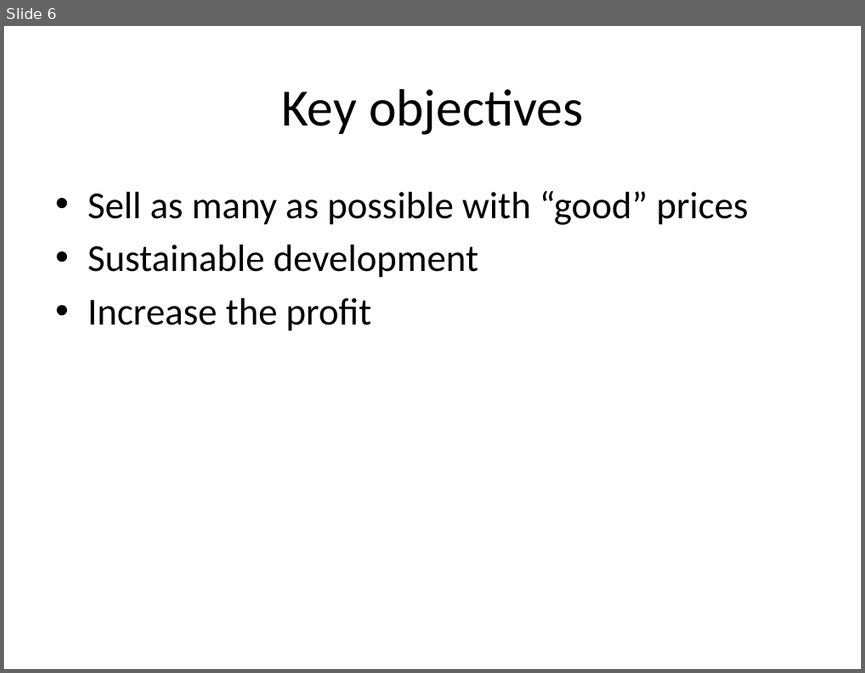
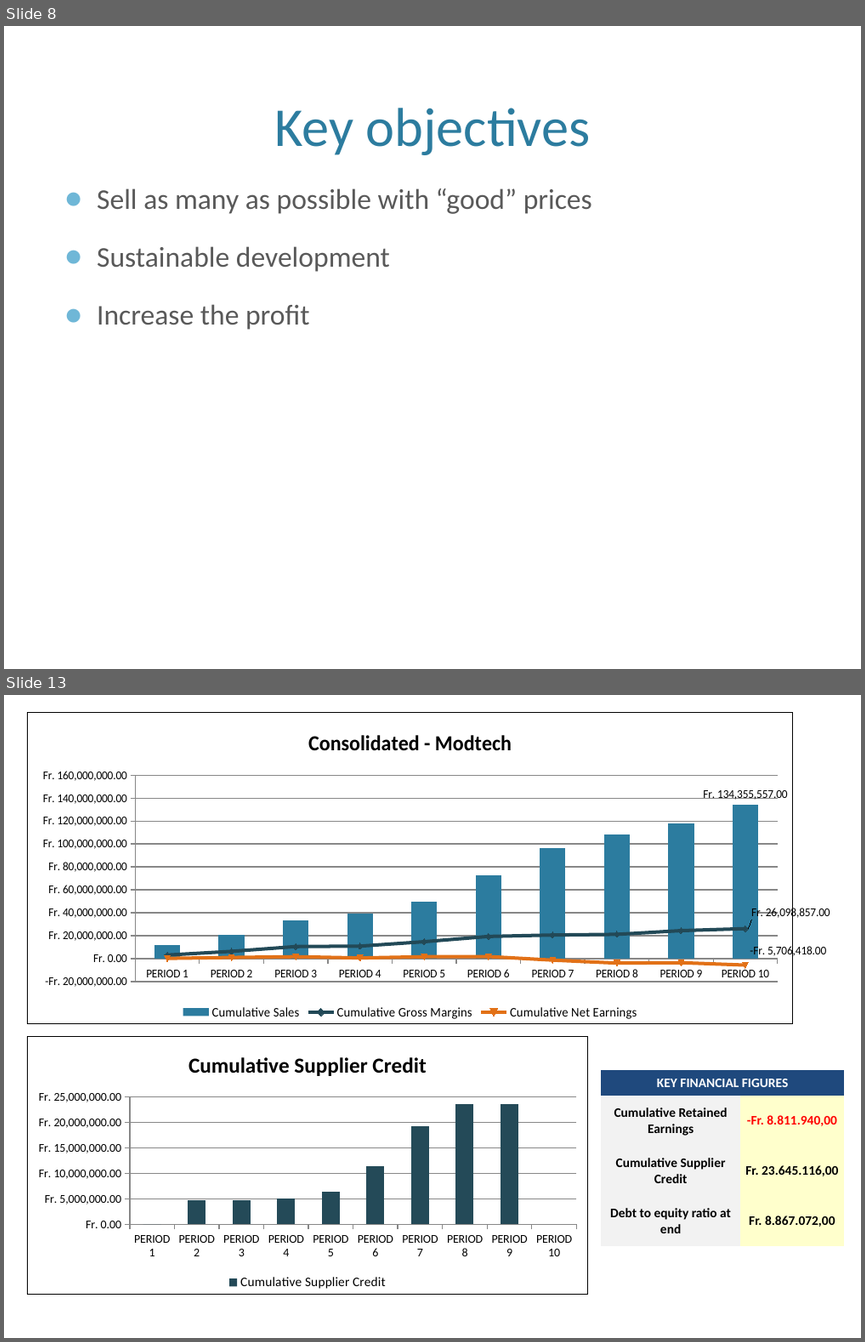
Before and after one commit to dj-death/modtech-bussim-2013, a slide deck: Documents/Final_Presentation.pptx. Shown one above the other, each under a label of ours: slide 6 before the commit, slides 8 and 13 after it; the slides between them are not shown. The pictures are 865x673 and 865x1342 pixels, drawn with LibreOffice and Linux fonts; fonts in the diff are those of the drawing; background and template pictures are left out. Boxes give left, top, right and bottom in pixels: in the first picture for what was removed or moved away, otherwise in the second. Text is boxed around its words. In the diff, an @@ line names an element or a change of style, - is before the commit and + after.

```diff
--- a/Documents/Final_Presentation.pptx
+++ b/Documents/Final_Presentation.pptx
@@ slide 13 added at box(4, 695, 861, 1338), background picture (left out) @@
@@ column chart added at box(28, 713, 831, 1024) @@
+title "Consolidated - Modtech"
+categories: PERIOD 1, PERIOD 2, PERIOD 3, PERIOD 4, PERIOD 5, PERIOD 6, PERIOD 7, PERIOD 8, PERIOD 9, PERIOD 10
+Cumulative Sales: 11624168, 21031666, 33521579, 39023509, 49782640, 72805057, 96207612, 107885906, 117958538, 134355557
+Cumulative Gross Margins: 3084944, 6281342, 10467251, 10834135, 14689714, 19284669, 20539159, 21127725, 24352151, 26098857
+Cumulative Net Earnings: 158214, 938801, 1628566, 514270, 1585832, 1749974, -1367961, -3969371, -3607565, -5706418
@@ column chart added at box(28, 1037, 588, 1294) @@
+title "Cumulative Supplier Credit"
+categories: PERIOD 1, PERIOD 2, PERIOD 3, PERIOD 4, PERIOD 5, PERIOD 6, PERIOD 7, PERIOD 8, PERIOD 9, PERIOD 10
+Cumulative Supplier Credit: 0, 4800000, 4800000, 5000000, 6300000, 11400000, 19200000, 23600000, 23600000
@@ table added at box(602, 1071, 844, 1246), 4 rows, 2 columns @@
+KEY FINANCIAL FIGURES | 
+Cumulative Retained Earnings | -Fr. 8.811.940,00
+Cumulative Supplier Credit | Fr. 23.645.116,00
+Debt to equity ratio at end | Fr. 8.867.072,00
@@ what was slide 6 is now slide 8 @@
@@ slide 8 changed as well @@
@@ title "Key objectives": place and size @@
-title "Key objectives" at box(281, 89, 583, 135)
+title "Key objectives" at box(274, 108, 590, 155)
@@ title "Key objectives" at box(274, 108, 590, 155): size 44 to 46 pt, text colour #000000 to #2C7C9F; vertical alignment middle to bottom @@
@@ text "Sell as many as possible ...": place and size @@
-text "Sell as many as possible ..." at box(87, 191, 748, 331)
+text "Sell as many as possible ..." at box(97, 188, 592, 329)
@@ text "Sell as many as possible ..." at box(97, 188, 592, 329): size 32 to 24 pt, text colour #000000 to #595959; bullet • to ●; more space between paragraphs @@
```
Also in this commit, not shown: 11 other slides changed, 14 other slides added, 5 slides removed.
